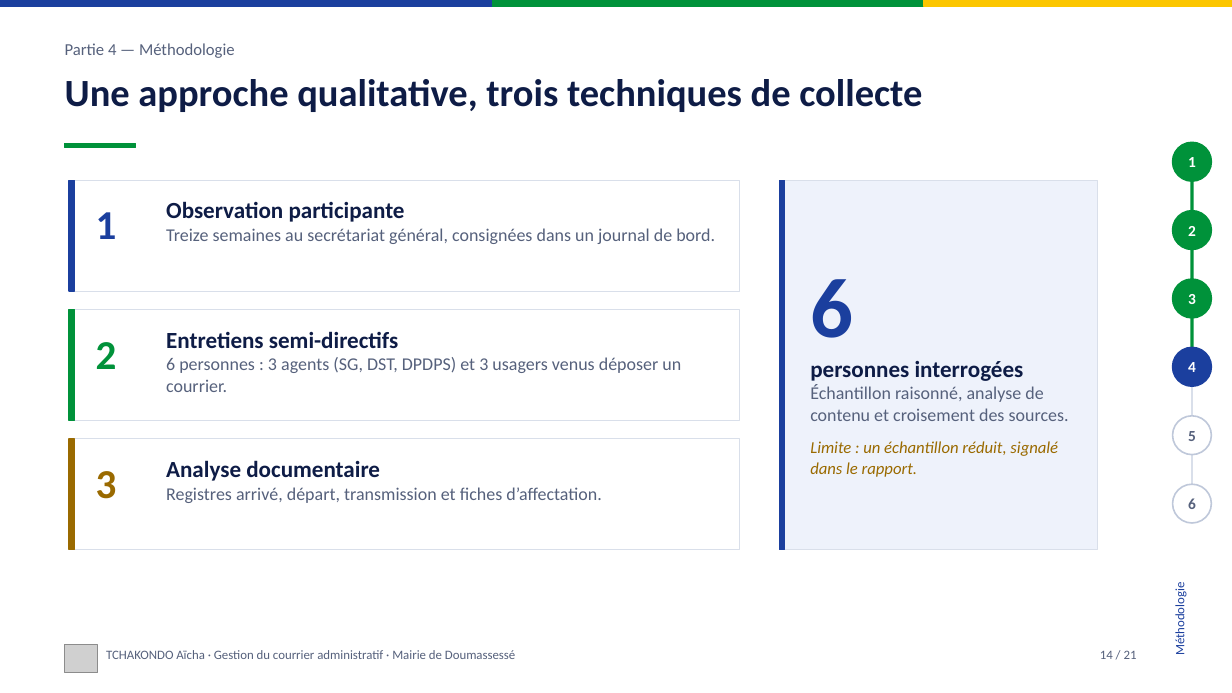
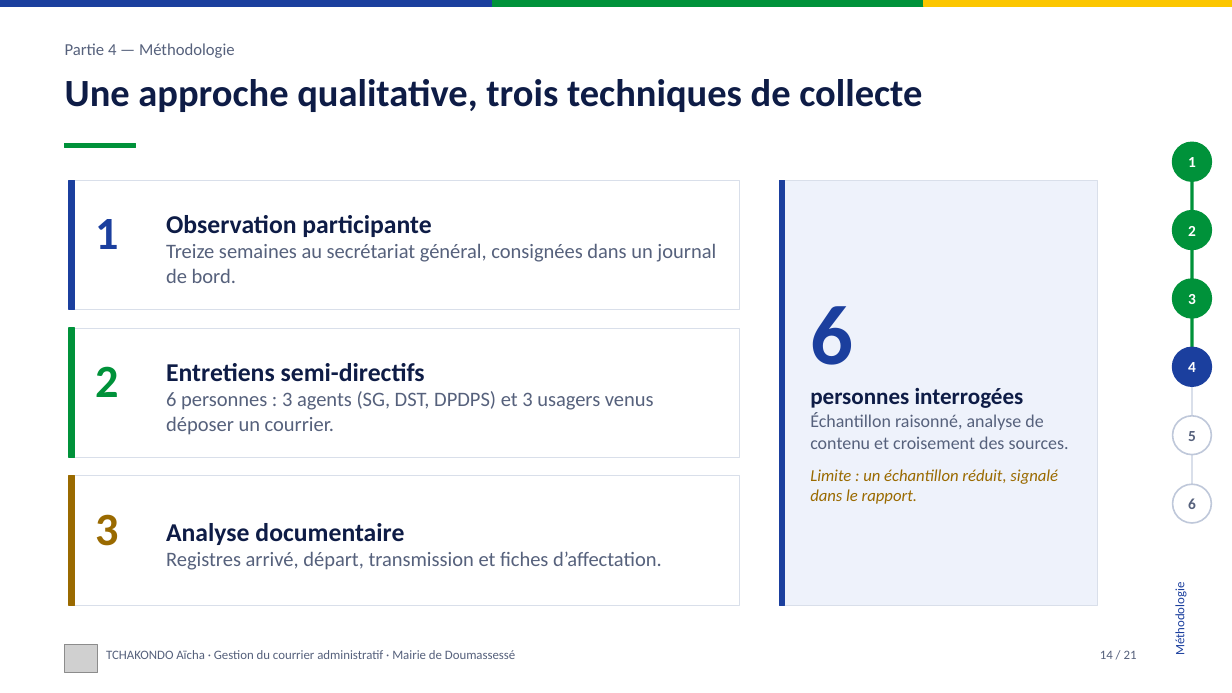
Before and after one commit to LUC-cmd/site-soutenance-aicha, a slide deck: slide 14 of docs/Presentation_soutenance_TCHAKONDO_Aicha.pptx. Drawn at 1232x693 pixels with LibreOffice and Linux fonts; fonts in the diff are those of the drawing; grey boxes stand for pictures. Boxes give left, top, right and bottom in pixels: in the first picture for what was removed or moved away, otherwise in the second. Text is boxed around its words. In the diff, an @@ line names an element or a change of style, - is before the commit and + after.

```diff
--- a/docs/Presentation_soutenance_TCHAKONDO_Aicha.pptx
+++ b/docs/Presentation_soutenance_TCHAKONDO_Aicha.pptx
@@ rectangle: place and size @@
-rectangle at box(69, 180, 740, 291)
+rectangle at box(69, 180, 740, 310)
@@ rectangle: place and size @@
-rectangle at box(69, 180, 75, 291)
+rectangle at box(69, 180, 75, 310)
@@ text "Observation participante" at box(166, 215, 716, 283): size 18 to 20 pt in "Observation participante"; size 14 to 16 pt in "Treize semaines au secrétariat général, consignées dans ..."; vertical alignment top to middle @@
@@ rectangle: place and size @@
-rectangle at box(780, 180, 1098, 550)
+rectangle at box(780, 180, 1098, 605)
@@ rectangle: place and size @@
-rectangle at box(780, 180, 786, 550)
+rectangle at box(780, 180, 786, 605)
@@ text "6": place and size @@
-text "6" at box(810, 279, 1069, 477)
+text "6" at box(810, 306, 1069, 504)
@@ rectangle: place and size @@
-rectangle at box(69, 310, 740, 421)
+rectangle at box(69, 328, 740, 457)
@@ rectangle: place and size @@
-rectangle at box(69, 310, 75, 421)
+rectangle at box(69, 328, 75, 457)
@@ text "2": place and size @@
-text "2" at box(96, 342, 117, 369)
+text "2" at box(96, 366, 119, 397)
@@ text "Entretiens semi-directifs": place and size @@
-text "Entretiens semi-directifs" at box(166, 331, 681, 392)
+text "Entretiens semi-directifs" at box(166, 363, 654, 435)
@@ text "Entretiens semi-directifs" at box(166, 363, 654, 435): size 18 to 20 pt in "Entretiens semi-directifs"; size 14 to 16 pt in "6 personnes : 3 agents (SG, DST, ..."; vertical alignment top to middle @@
@@ rectangle: place and size @@
-rectangle at box(69, 439, 740, 550)
+rectangle at box(69, 476, 740, 605)
@@ rectangle: place and size @@
-rectangle at box(69, 439, 75, 550)
+rectangle at box(69, 476, 75, 605)
@@ size 32 to 36 pt in 3 elements at box(96, 219, 119, 249), box(96, 366, 119, 397), box(96, 514, 119, 546) @@
@@ text "3": place and size @@
-text "3" at box(96, 471, 117, 499)
+text "3" at box(96, 514, 119, 546)
@@ text "Analyse documentaire": place and size @@
-text "Analyse documentaire" at box(166, 460, 602, 503)
+text "Analyse documentaire" at box(166, 523, 662, 570)
@@ text "Analyse documentaire" at box(166, 523, 662, 570): size 18 to 20 pt in "Analyse documentaire"; size 14 to 16 pt in "Registres arrivé, départ, transmission et fiches d’affectati ..."; vertical alignment top to middle @@
```
Also in this commit, not shown: 13 other slides changed, 2 slides removed, 1 other file.
